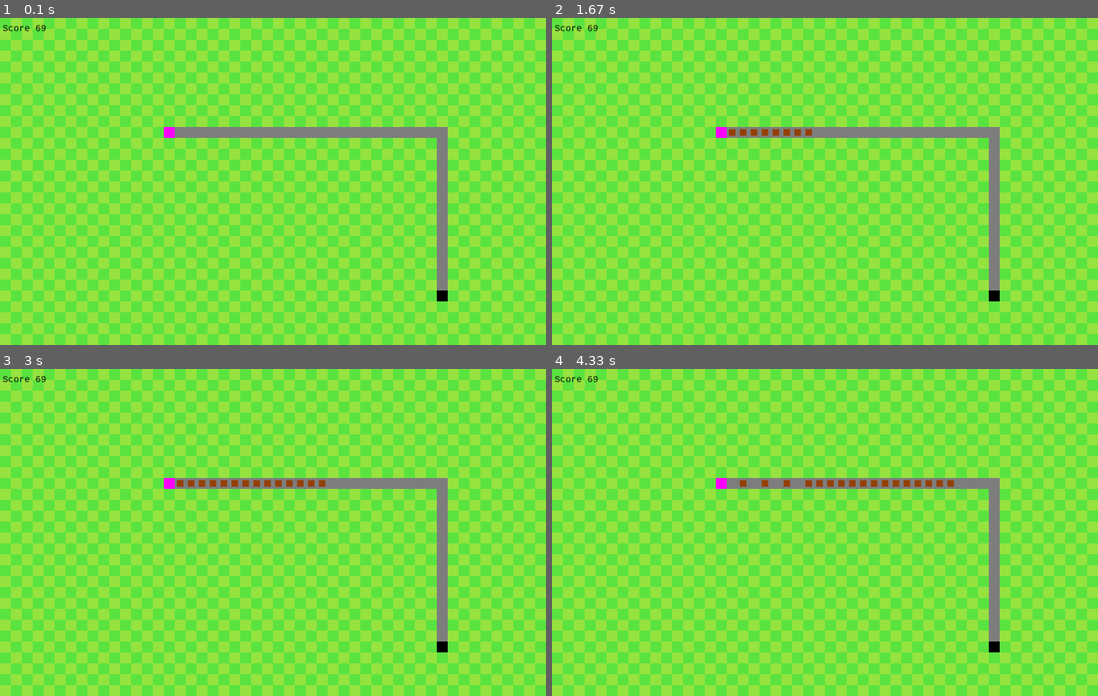
Above: before the commit, frames 1-4 (two rows, left to right).
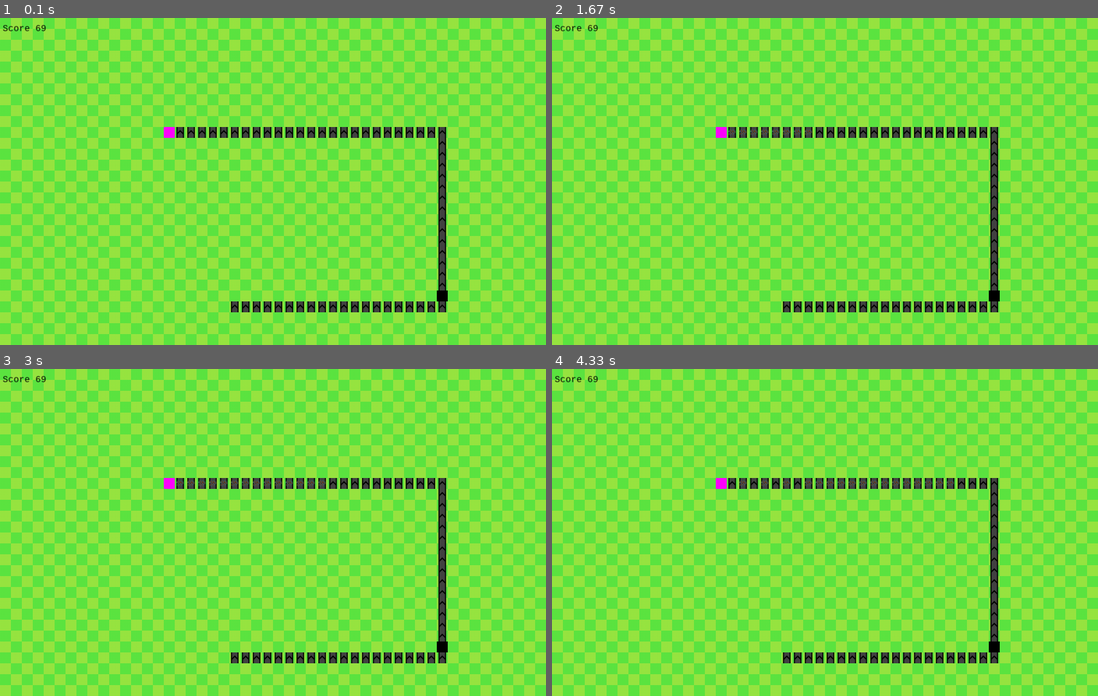
Above: after the commit, the same moments.

Repository: slin-j/funny_projects
Game: pygame game, started from py/minegame/main.py
Same seed, same stepped clock (60 frames per second), same inputs: the game is played once before the commit and once after it.
Inputs:
- Up to frame 1 (0.1 s): no input
- Up to frame 2 (1.67 s): tap F at 0.33, 0.73, 1.03, 1.23, 1.57 s
- Up to frame 3 (3 s): tap F at 1.87, 2.07, 2.37, 2.63 s
- Up to frame 4 (4.33 s): no input

The runs differ from the first frame. In frame 1, 3.6% of the frame differs, in the area x 32-82%, y 33-90%; in frame 2, 3.6%; in frame 3, 3.6%; in frame 4, 3.6%.

Commit message:
added better grapgics for belts and copper

Diff:
--- a/py/minegame/entity.py
+++ b/py/minegame/entity.py
@@ -1,4 +1,5 @@
 import pygame
+import os
 
 import transport
 
@@ -18,10 +19,10 @@
     def __init__(self) -> None:
         super().__init__()
         self.index_on_conv = 0
+        self.img = pygame.image.load(os.path.join(os.path.dirname(__file__), 'graphics', 'ores', 'copper.png')).convert_alpha()
 
     def set_pos(self, new_pos:tuple):
         self.pos = new_pos
 
     def draw_shape(self, pos:tuple, surface:pygame.Surface):
-        r = pygame.Rect((pos[0]+4, pos[1]+4), self.size)
-        pygame.draw.rect(surface, [150, 67, 8], r)
+        surface.blit(self.img, pos)
--- a/py/minegame/main.py
+++ b/py/minegame/main.py
@@ -7,6 +7,7 @@
 import transport
 import entity
 import storage
+import os
 
 SCR_WIDTH = 1000
 SCR_HEIGHT = 600
@@ -26,9 +27,11 @@
 conveyor_list = []
 conveyor_list.append(transport.conveyor_belt([(x*20,10*20) for x in range(16,40)] +
                                              [(40*20,y*20) for y in range(10,25)]))
+conveyor_list.append(transport.conveyor_belt([x*20, 26*20] for x in range(40,20,-1)))
 
 miner1.set_out_belt(conveyor_list[0])
 cont1.set_in_belt(conveyor_list[0])
+cont1.set_out_belt(conveyor_list[1])
 
 font_normal = pygame.font.SysFont("monospace",16)
 
@@ -49,6 +52,7 @@
             if event.key == pygame.K_f:
                 conveyor_list[0].add_material(entity.copper())
 
+
     for c in conveyor_list:
         c.move_materials()
 
@@ -56,7 +60,8 @@
     miner1.export_material_to_belt()
 
     cont1.import_material_from_belt()
-    cont1.get_mat_from_input()
+
+    cont1.export_material_to_belt()
 
     print(len(cont1.storage))
 
--- a/py/minegame/storage.py
+++ b/py/minegame/storage.py
@@ -9,6 +9,7 @@
     def __init__(self, position:tuple) -> None:
         super().__init__()
         self.in_buffer_size = 1
+        self.out_buffer_size = 1
         if len(position) == 2:
             self.pos = position
             self.storage = []
@@ -18,6 +19,14 @@
         r = pygame.Rect(self.pos, self.size)
         pygame.draw.rect(surface, [0, 0 , 0], r)
 
-    def get_mat_from_input(self):
-        if len(self.storage) < STORAGE_SIZE and len(self.in_buffer) > 0:
-            self.storage.append(self.in_buffer.pop(0))
+    # parent override to dodge in_buffer since its not needed for storage
+    def export_material_to_belt(self):
+        if len(self.storage) >= 1 and self.out_belt.is_first_piece_empty() == True:
+            self.out_belt.add_material(self.storage.pop(0))
+        return False
+
+    # parent override to dodge out_buffer since its not needed for storage
+    def import_material_from_belt(self):
+        if len(self.storage) < STORAGE_SIZE:
+            e = self.in_belt.collect_entity()
+            if e != None: self.storage.append(e)
--- a/py/minegame/transport.py
+++ b/py/minegame/transport.py
@@ -1,3 +1,4 @@
+import os
 import pygame
 import time
 
@@ -15,7 +16,7 @@
     def import_material_from_belt(self):
         if len(self.in_buffer) < self.in_buffer_size:
             e = self.in_belt.collect_entity()
-            if e != None: self.storage.append(e)
+            if e != None: self.in_buffer.append(e)
 
 class interface_out:
     def __init__(self) -> None:
@@ -42,6 +43,8 @@
     def __init__(self, positions:list[tuple]) -> None:
         self.UPDATE_INTERVAL = 200e6 # 200ms
         self.last_update = time.time_ns()
+        self.img = pygame.image.load(os.path.join(os.path.dirname(__file__), 'graphics', 'belts', 'tier1_lr.png')).convert_alpha()
+        self.img = pygame.transform.rotate(self.img, 90)
 
         self.pieces = []
         for p in positions:
@@ -51,8 +54,7 @@
 
     def draw_shape_with_materials(self, surface:pygame.Surface):
         for p in self.pieces:
-            r = pygame.Rect(p.pos, self.size)
-            pygame.draw.rect(surface, [128, 128 , 128], r)
+            surface.blit(self.img, p.pos)
             if p.holding_entity != None: p.holding_entity.draw_shape(p.pos, surface)
 
     def add_material(self, new_mat:entity) -> bool:
Binary file added: py/minegame/graphics/belts/tier1_lr.png
Binary file added: py/minegame/graphics/belts/tier1_lu.png
Binary file added: py/minegame/graphics/ores/copper.png
